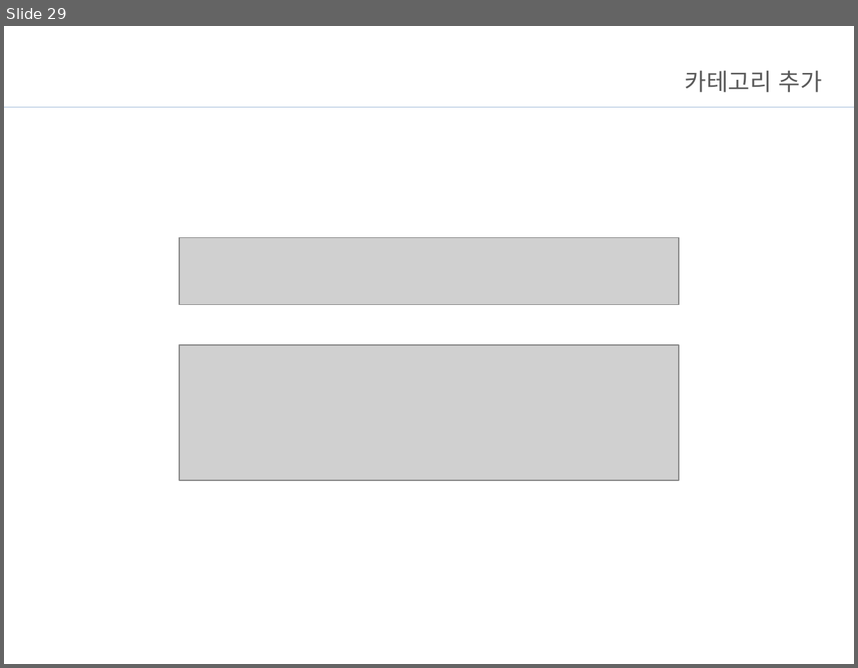
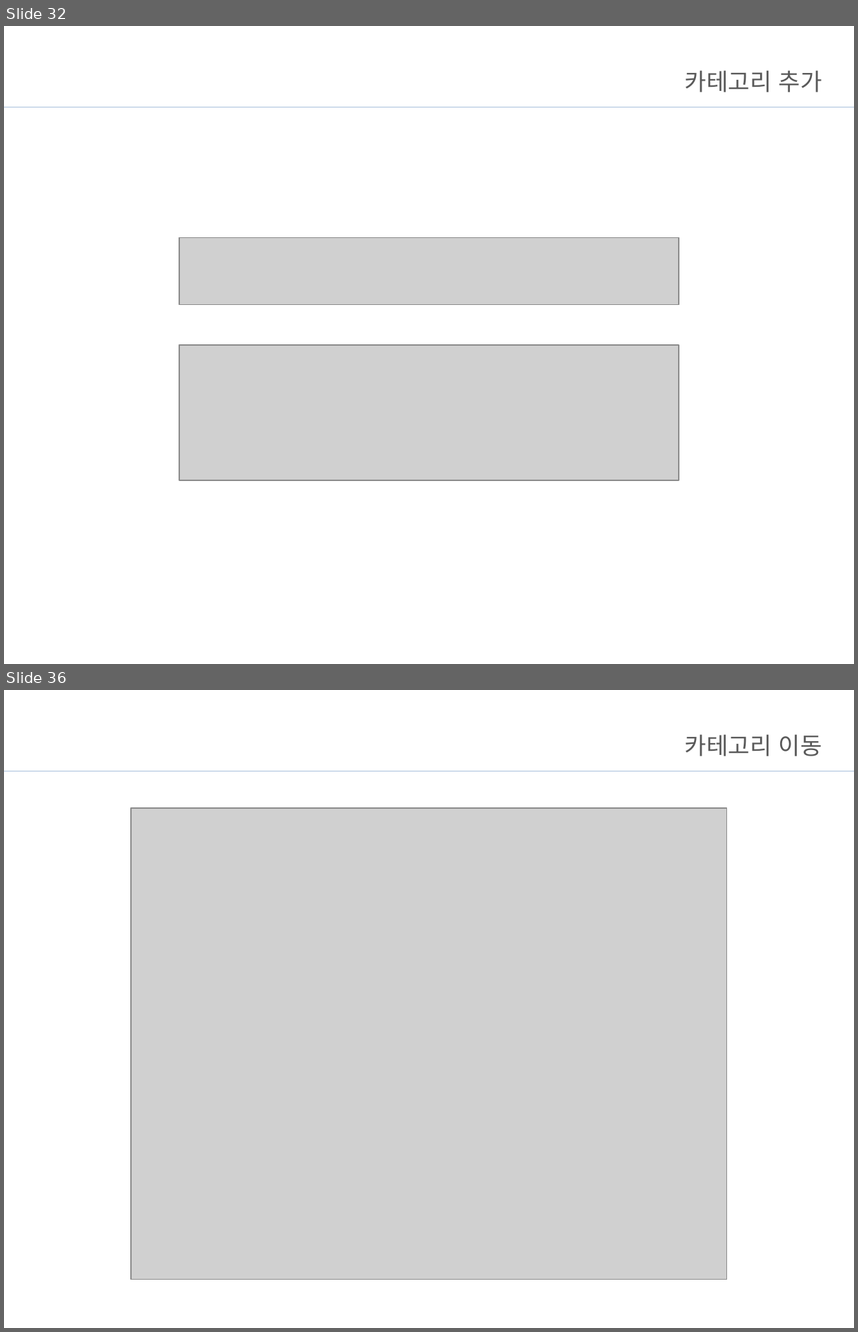
Before and after one commit to Jo-jangho/Web, a slide deck: 과제/JavaScript브리핑.pptx. Shown one above the other, each under a label of ours: slide 29 before the commit, slides 32 and 36 after it; the slides between them are not shown. The pictures are 858x668 and 858x1332 pixels, drawn with LibreOffice and Linux fonts; fonts in the diff are those of the drawing; grey boxes stand for pictures; background and template pictures are left out. Boxes give left, top, right and bottom in pixels: in the first picture for what was removed or moved away, otherwise in the second. Text is boxed around its words. In the diff, an @@ line names an element or a change of style, - is before the commit and + after.

```diff
--- a/과제/JavaScript브리핑.pptx
+++ b/과제/JavaScript브리핑.pptx
@@ slide 36 added at box(4, 690, 854, 1328), background #FFFFFF; not listed: 1 template element that a slide beside it also shows @@
@@ title added at box(685, 734, 822, 756), 20 pt, text #595959 @@
+카테고리 이동
@@ picture added at box(131, 808, 726, 1279) @@
@@ what was slide 29 is now slide 32 @@
```
Also in this commit, not shown: 5 slides changed, 8 other slides added, 3 other files.
